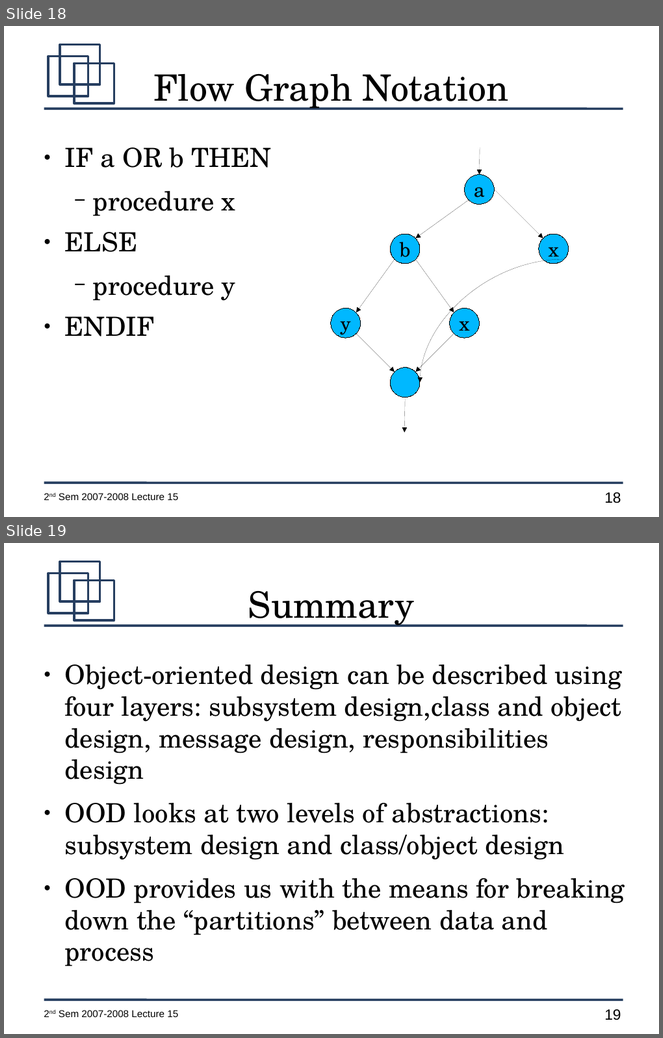
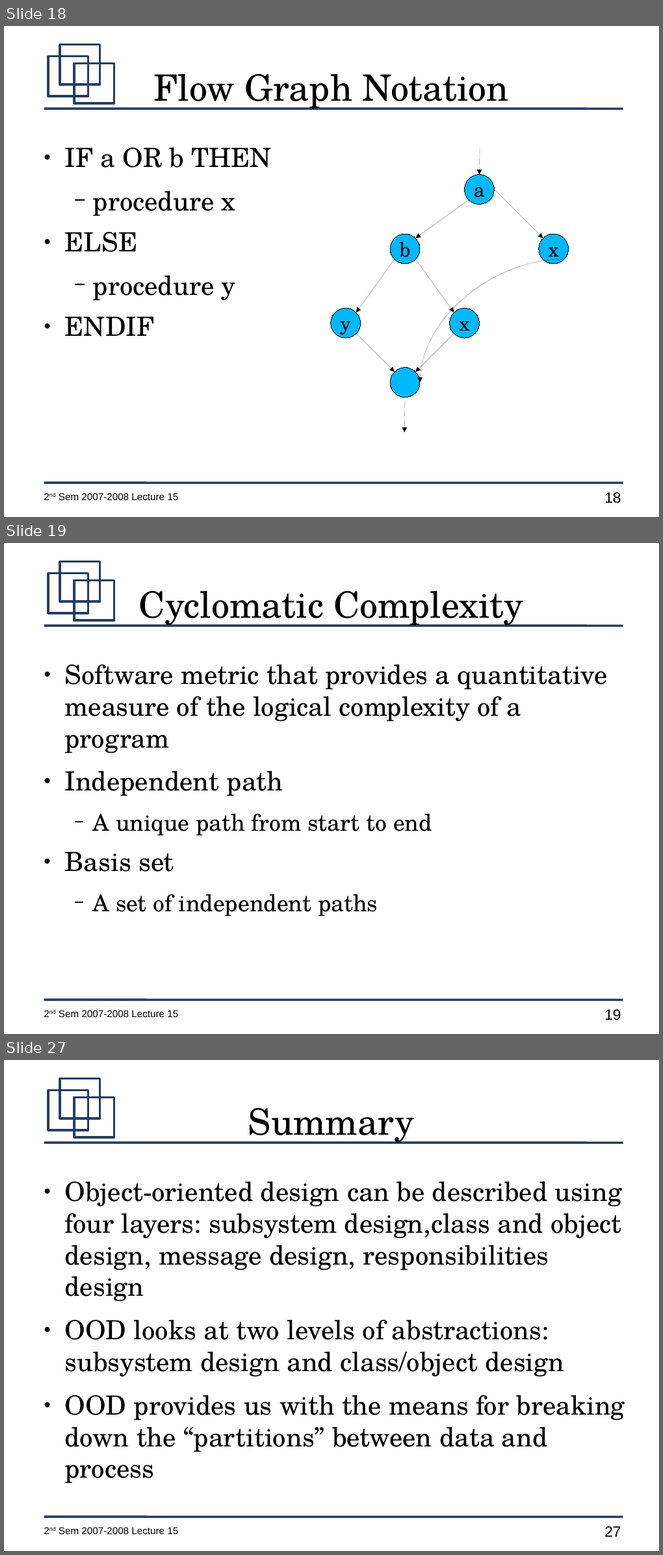
Before and after one commit to jachermocilla/jach-homepage, a slide deck: CMSC128-2nd-Sem-2007-L15.odp. Shown one above the other, each under a label of ours: slides 18 and 19 before the commit, slides 18, 19 and 27 after it; the slides between them are not shown. The pictures are 663x1038 and 663x1555 pixels, drawn with LibreOffice and Linux fonts; fonts in the diff are those of the drawing. Boxes give left, top, right and bottom in pixels: in the first picture for what was removed or moved away, otherwise in the second. Text is boxed around its words. In the diff, an @@ line names an element or a change of style, - is before the commit and + after.

```diff
--- a/CMSC128-2nd-Sem-2007-L15.odp
+++ b/CMSC128-2nd-Sem-2007-L15.odp
@@ slide 19 added at [4,543,659,1034], background #FFFFFF; not listed: 7 template elements that a slide beside it also shows @@
@@ title added at [139,591,523,627], 44 pt, text #000000 @@
+Cyclomatic Complexity
@@ text added at [65,665,608,917], 32 pt, text #000000 @@
+● Software metric that provides a quantitative measure of the logical complexity of a program
+● Independent path
+  − A unique path from start to end
+● Basis set
+  − A set of independent paths
@@ what was slide 19 is now slide 27 @@
@@ page number at [605,1527,621,1537]: text changed @@
-19
+27
```
Also in this commit, not shown: 7 other slides added.
